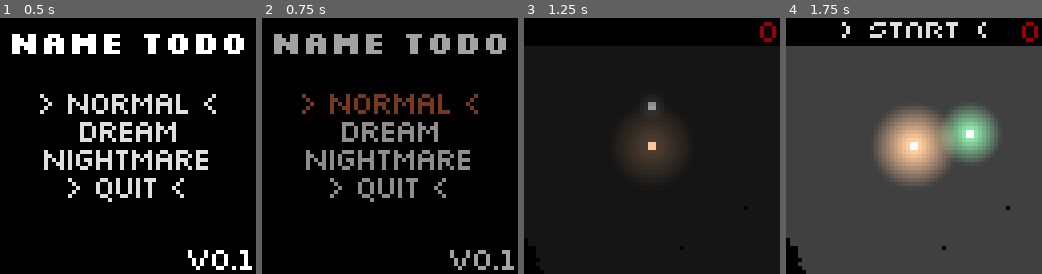
Above: before the commit, frames 1-4 (left to right).
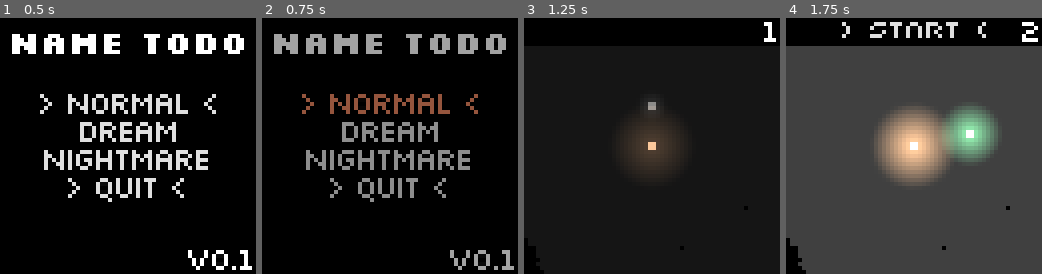
Above: after the commit, the same moments.

Repository: IceTyp/Voidvasion
Game: Godot game, scene res://src/user_interface/main_menu.tscn
Same seed, same stepped clock (60 frames per second), same inputs: the game is played once before the commit and once after it.
Inputs (mouse positions are in pixels of both pictures, inside the frame that each line leads up to):
- Up to frame 1 (0.5 s): no input
- Up to frame 2 (0.75 s): click "> Normal <" at 0.5 s
- Up to frame 3 (1.25 s): no input
- Up to frame 4 (1.75 s): move the mouse to (970, 133) at 1.27 s; click (970, 133) at 1.42 s

Frame 1 is identical in both runs. In frame 2, 1.9% of the frame differs, in the area x 15-85%, y 29-38%; in frame 3, 0.3%; in frame 4, 0.4%.

Commit message:
improve game end message by using bbcode

Diff:
--- /dev/null
+++ b/godot/assets/theme/rich_text_effect_ghost.tres
@@ -0,0 +1,24 @@
+[gd_resource type="RichTextEffect" script_class="RichTextSpecial" load_steps=2 format=3 uid="uid://bx8rdskpu4vq1"]
+
+[sub_resource type="GDScript" id="GDScript_w5wy1"]
+script/source = "@tool
+extends RichTextEffect
+class_name RichTextSpecial
+
+# Syntax: [ghost freq=5.0 span=10.0][/ghost]
+
+# Define the tag name.
+var bbcode = \"ghost\"
+
+func _process_custom_fx(char_fx):
+	# Get parameters, or use the provided default value if missing.
+	var speed = char_fx.env.get(\"freq\", -5.0)
+	var span = char_fx.env.get(\"span\", 10.0)
+
+	var alpha = sin(char_fx.elapsed_time * speed + (char_fx.range.x / span)) * 0.5 + 0.5
+	char_fx.color.a = alpha
+	return true
+"
+
+[resource]
+script = SubResource("GDScript_w5wy1")
--- a/godot/assets/theme/ui_theme.tres
+++ b/godot/assets/theme/ui_theme.tres
@@ -6,7 +6,7 @@
 [resource]
 default_font = ExtResource("1_adnas")
 default_font_size = 8
-Button/colors/font_hover_color = Color(0.733333, 0.345098, 0.188235, 1)
+Button/colors/font_hover_color = Color(0.921569, 0.52549, 0.376471, 1)
 Button/styles/focus = ExtResource("1_dduy6")
 Button/styles/hover = ExtResource("1_dduy6")
 Button/styles/normal = ExtResource("1_dduy6")
--- a/godot/src/user_interface/game_end_screen.gd
+++ b/godot/src/user_interface/game_end_screen.gd
@@ -3,7 +3,7 @@
 signal new_game_requested
 
 const messages := {
-	0: "Well...",
+	0: "Improvable",
 	70: "Not Bad!",
 	90: "Brilliant",
 	110: "Glowing Effort!",
@@ -27,8 +27,9 @@
 
 func update_result(val: String) -> void:
 	result = val
-	rich_text_label.text = "[center]%s[/center]" % result
-
+	rich_text_label.text = (
+		"[center][color=#eb8660][ghost]%s[/ghost][/color][/center]\nOrbs: %s" % [result, Global.orbs_placed]
+	)
 
 func _on_game_ended() -> void:
 	modulate = Color(1, 1, 1, 0)
@@ -43,7 +44,12 @@
 
 func _on_button_copy_pressed() -> void:
 	DisplayServer.clipboard_set(
-		"%s\nYou survived %s seconds and used %s orbs." % [result, Global.seconds, Global.orbs_placed]
+		"%s\nYou survived %s seconds and used %s orb%s." % [
+				result,
+				Global.seconds,
+				Global.orbs_placed,
+				"" if Global.orbs_placed == 1 else "s"
+		]
 	)
 
 
--- a/godot/src/user_interface/game_end_screen.tscn
+++ b/godot/src/user_interface/game_end_screen.tscn
@@ -1,7 +1,8 @@
-[gd_scene load_steps=4 format=3 uid="uid://yjaa4snhm8sg"]
+[gd_scene load_steps=5 format=3 uid="uid://yjaa4snhm8sg"]
 
 [ext_resource type="Theme" uid="uid://b80yagb12wjpq" path="res://assets/theme/ui_theme.tres" id="1_mj8xx"]
 [ext_resource type="Script" path="res://src/user_interface/game_end_screen.gd" id="2_le4qu"]
+[ext_resource type="RichTextEffect" uid="uid://bx8rdskpu4vq1" path="res://assets/theme/rich_text_effect_ghost.tres" id="3_kh0n8"]
 [ext_resource type="PackedScene" uid="uid://d366ijltpt61g" path="res://src/user_interface/button_quit.tscn" id="4_gjsl7"]
 
 [node name="GameEndScreen" type="Control"]
@@ -27,15 +28,21 @@
 
 [node name="RichTextLabel" type="RichTextLabel" parent="."]
 layout_mode = 1
-anchors_preset = 10
-anchor_right = 1.0
+anchors_preset = 5
+anchor_left = 0.5
+anchor_right = 0.5
+offset_left = -18.0
+offset_right = 18.0
 offset_bottom = 7.0
 grow_horizontal = 2
 size_flags_vertical = 3
 bbcode_enabled = true
-text = "[center]Not bad![/center]"
+text = "[center][color=#eb8660][ghost freq=5, span=3]Angel Of Light[/ghost][/color][/center]
+Orbs: 5"
 fit_content = true
 scroll_active = false
+autowrap_mode = 0
+custom_effects = [ExtResource("3_kh0n8")]
 
 [node name="VBoxContainer" type="VBoxContainer" parent="."]
 layout_mode = 1
--- a/godot/src/user_interface/game_menu.tscn
+++ b/godot/src/user_interface/game_menu.tscn
@@ -3,7 +3,7 @@
 [ext_resource type="Theme" uid="uid://b80yagb12wjpq" path="res://assets/theme/ui_theme.tres" id="1_uuba0"]
 [ext_resource type="PackedScene" uid="uid://eqkgew17fiwo" path="res://src/user_interface/time.tscn" id="1_x67jg"]
 [ext_resource type="Script" path="res://src/user_interface/button_start.gd" id="3_wd2ni"]
-[ext_resource type="Script" path="res://src/user_interface/OrbCounter.gd" id="4_06lo5"]
+[ext_resource type="Script" path="res://src/user_interface/orb_counter.gd" id="4_8215v"]
 [ext_resource type="PackedScene" uid="uid://yjaa4snhm8sg" path="res://src/user_interface/game_end_screen.tscn" id="4_c6wfr"]
 
 [sub_resource type="Gradient" id="Gradient_clksn"]
@@ -72,7 +72,7 @@
 grow_horizontal = 0
 text = "0"
 horizontal_alignment = 2
-script = ExtResource("4_06lo5")
+script = ExtResource("4_8215v")
 
 [node name="GameEndScreen" parent="VBoxContainer" instance=ExtResource("4_c6wfr")]
 visible = false
